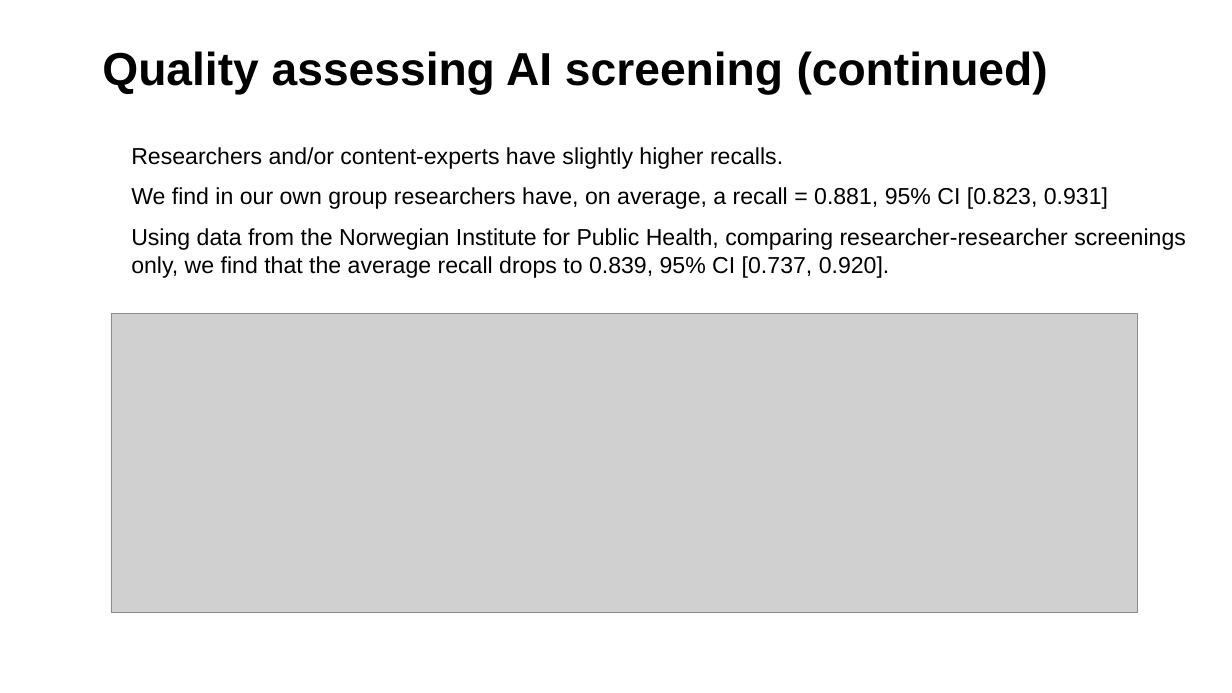
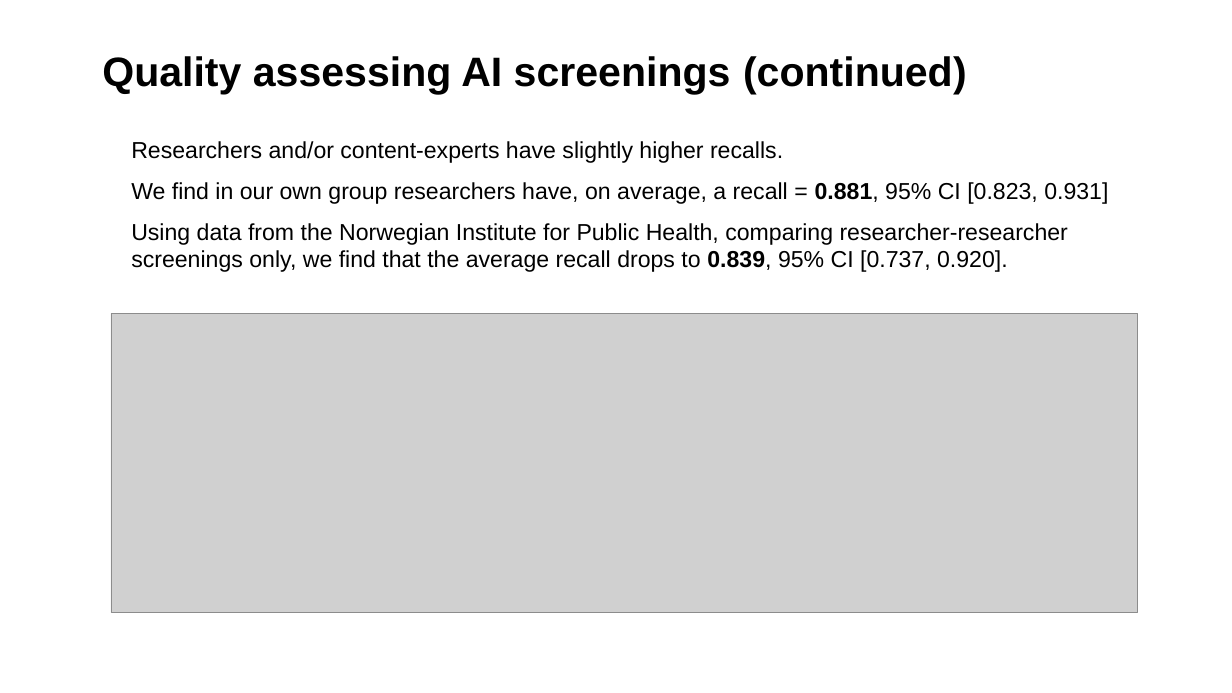
Before and after one commit to MikkelVembye/IRM2026, a slide deck: slide 7 of screen-with-gpt-models.pptx. Drawn at 1232x693 pixels with LibreOffice and Linux fonts; fonts in the diff are those of the drawing; grey boxes stand for pictures; background and template pictures are left out. Boxes give left, top, right and bottom in pixels: in the first picture for what was removed or moved away, otherwise in the second. Text is boxed around its words. In the diff, an @@ line names an element or a change of style, - is before the commit and + after.

```diff
--- a/screen-with-gpt-models.pptx
+++ b/screen-with-gpt-models.pptx
@@ title at [102,56,967,95]: text changed; size 36 to 32 pt @@
-Quality assessing AI screening (continued)
+Quality assessing AI screenings (continued)
@@ text at [131,182,1108,272]: bold on in "0.881,", "0.839," @@
```
Also in this commit, not shown: 10 other slides changed, 1 slide removed, 1 other file.
